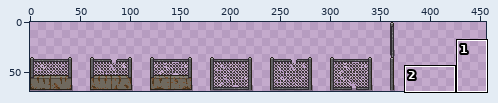
Sprite sheet -- Assets/Resources/Prefad/mapA/Misc/wall.png. Above: a wide view before the commit, with the close-up outlined.
Close-up. Before:
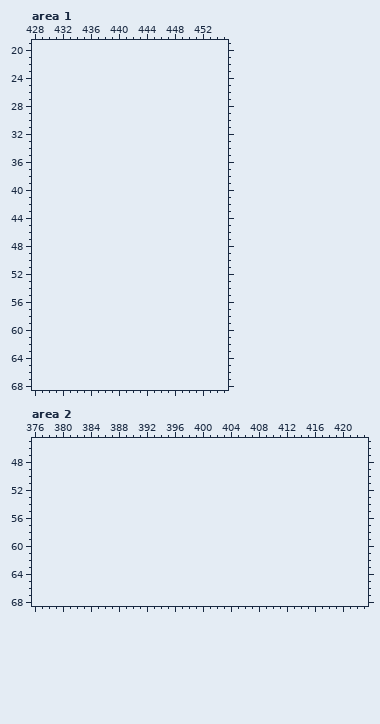
The file is 365x69 pixels. Colours within 5 levels of each other are drawn and written as one. Shown: area 1: x 428..455, y 19..68; area 2: x 376..423, y 45..68. The old version is drawn lined up with the new one, on the new canvas. The wide view leaves out empty margins.
The result:
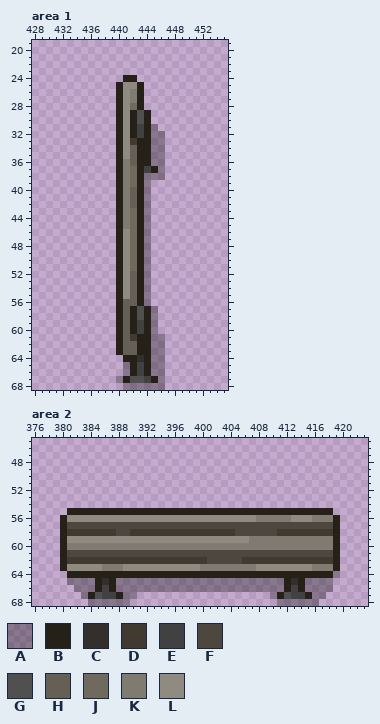
Palette (. is transparent): A #0000004d  B #252018  C #322f2c  D #403a31  E #414141  F #4e4740  G #505050  H #655f56  J #6f695e  K #807b70  L #908b81
Change:
canvas 365x69 -> 460x69
Area 1:
Colour A now appears in row 31 at x 445; in rows 32 to 36 at x 445 to 446; in row 37 at x 446; in row 38 at x 444 to 446; in rows 39 to 56 at x 444; in rows 57 to 60 at x 445.
Colour A now appears in rows 61 to 64 at x 445 to 446; in rows 65 to 66 at x 441 and 445 to 446; in row 67 at x 440 and 446; in row 68 at x 441 to 446.
Colour B now appears in row 24 at x 441 to 442; in rows 25 to 28 at x 440 and 443; in rows 29 to 32 at x 440, 442 and 444; in rows 33 to 36 at x 440 and 443 to 444; in row 37 at x 440, 443 and 445; in rows 38 to 56 at x 440 and 443.
Colour B now appears in rows 57 to 60 at x 440, 442 and 444; in rows 61 to 63 at x 440 and 443 to 444; in row 64 at x 441 to 442 and 444; in rows 65 to 66 at x 442 and 444; in row 67 at x 441 and 445.
Colour C now appears in row 64 at x 443.
Colour D now appears in row 33 at x 442; in row 61 at x 442.
Colour E now appears in rows 31 to 32 at x 443; in row 37 at x 444; in rows 59 to 60 at x 443; in rows 65 to 66 at x 443; in row 67 at x 444.
Colour G now appears in rows 29 to 30 at x 443; in rows 57 to 58 at x 443; in row 67 at x 442 to 443.
Colour H now appears in rows 34 to 36 at x 442; in rows 40 to 42 at x 442; in rows 52 to 55 at x 442; in row 56 at x 441 to 442; in rows 57 to 61 at x 441; in rows 62 to 63 at x 441 to 442.
Colour J now appears in row 28 at x 442; in rows 37 to 39 at x 442; in rows 43 to 51 at x 442.
Colour K now appears in rows 26 to 27 at x 442; in rows 36 to 45 at x 441.
Colour L now appears in row 25 at x 441 to 442; in rows 26 to 35 at x 441; in rows 46 to 55 at x 441.
Area 2:
Colour A now appears in row 64 at x 419; in row 65 at x 381 to 384, 388 to 411 and 415 to 418; in row 66 at x 382 to 384, 388 to 411 and 415 to 418; in row 67 at x 383, 389 to 390, 410 and 416 to 417; in row 68 at x 384 to 389 and 411 to 416.
Colour B now appears in row 55 at x 381 to 418; in rows 56 to 63 at x 380 and 419; in row 64 at x 381 to 418; in rows 65 to 66 at x 385, 387, 412 and 414; in row 67 at x 384, 388, 411 and 415.
Colour C now appears in row 65 at x 386 and 413.
Colour D now appears in row 58 at x 381 to 387, 390 to 404 and 411 to 418; in row 62 at x 381 to 400 and 406 to 418.
Colour E now appears in row 66 at x 386 and 413; in row 67 at x 386 to 387 and 413 to 414.
Colour F now appears in row 57 at x 381 to 418; in row 58 at x 388 to 389 and 405 to 410; in row 61 at x 381 to 418; in row 62 at x 401 to 405.
Colour G now appears in row 67 at x 385 and 412.
Colour K now appears in row 56 at x 408 to 412 and 416 to 418; in row 59 at x 407 to 418; in row 60 at x 381 to 418; in row 63 at x 386 to 388, 400 to 407 and 416 to 418.
Colour L now appears in row 56 at x 381 to 407 and 413 to 415; in row 59 at x 381 to 406; in row 63 at x 381 to 385, 389 to 399 and 408 to 415.
